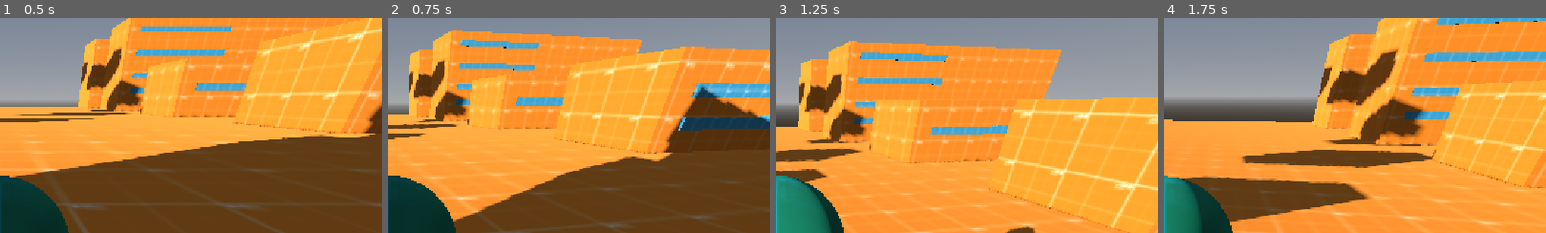
Above: before the commit, frames 1-4 (left to right).
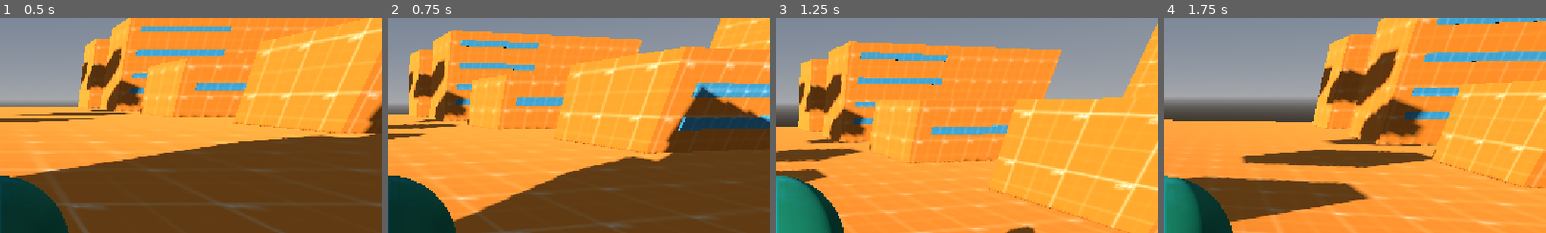
Above: after the commit, the same moments.

Repository: MauroMelender/ProtoProyectGensaku
Game: Godot game, scene res://Test Folder 0.1/escena_testeo.tscn
Same seed, same stepped clock (60 frames per second), same inputs: the game is played once before the commit and once after it.
Inputs (mouse positions are % of the whole screen's width and height, from its top left):
- Up to frame 1 (0.5 s): no input
- Up to frame 2 (0.75 s): tap Enter (ui_accept) at 0.5 s; move the mouse to (55, 50) at 0.52 s; hold W (ui_up) from 0.53 s (still down); tap Q (dash) at 0.6 s
- Up to frame 3 (1.25 s): keep holding W (ui_up); tap Enter (ui_accept) at 0.77 s
- Up to frame 4 (1.75 s): keep holding W (ui_up); move the mouse to (45, 50) at 1.27 s; tap Q (dash) at 1.35 s; tap Enter (ui_accept) at 1.52 s
The pictures show only the part of the screen within x 50-100%, y 0-50%; the shares and areas given below are measured in that part.

Frame 1 is identical in both runs. In frame 2, 2.1% of the frame differs, in the area x 84-100%, y 0-15%; in frame 3, 1.6%; in frame 4, nothing differs.

Commit message:
Extension de obstaculos

Diff:
--- a/Test Folder 0.1/escena_testeo.tscn
+++ b/Test Folder 0.1/escena_testeo.tscn
@@ -28,6 +28,18 @@
 [sub_resource type="ConvexPolygonShape3D" id="ConvexPolygonShape3D_mktut"]
 points = PackedVector3Array(12.327387, 5.001404, 2.8257427, 12.327387, 5.001404, -2.8257427, -12.327385, 5.001404, 2.8257427, 12.327387, -5.001404, 2.8257427, 12.327387, -5.001404, -2.8257427, -12.327385, 5.001404, -2.8257427, -12.327385, -5.001404, 2.8257427, -12.327385, -5.001404, -2.8257427)
 
+[sub_resource type="BoxMesh" id="BoxMesh_bijo4"]
+size = Vector3(24.65477, 16.924744, 5.6514854)
+
+[sub_resource type="ConvexPolygonShape3D" id="ConvexPolygonShape3D_6nnpw"]
+points = PackedVector3Array(12.327387, 8.462372, 2.8257427, 12.327387, 8.462372, -2.8257427, -12.327385, 8.462372, 2.8257427, 12.327387, -8.462372, 2.8257427, 12.327387, -8.462372, -2.8257427, -12.327385, 8.462372, -2.8257427, -12.327385, -8.462372, 2.8257427, -12.327385, -8.462372, -2.8257427)
+
+[sub_resource type="BoxMesh" id="BoxMesh_6nnpw"]
+size = Vector3(8.56945, 16.924744, 5.6514854)
+
+[sub_resource type="ConvexPolygonShape3D" id="ConvexPolygonShape3D_abifw"]
+points = PackedVector3Array(-4.284725, -8.462372, -2.8257427, -4.284725, -8.462372, 2.8257427, -4.284725, 8.462372, -2.8257427, 4.283887, -8.462372, -2.8257427, 4.283887, -8.462372, 2.8257427, -4.284725, 8.462372, 2.8257427, 4.283887, 8.462372, -2.8257427, 4.283887, 8.462372, 2.8257427)
+
 [sub_resource type="BoxMesh" id="BoxMesh_i7chq"]
 size = Vector3(24.65477, 4.9525757, 5.6514854)
 
@@ -88,10 +100,19 @@
 [sub_resource type="ConvexPolygonShape3D" id="ConvexPolygonShape3D_orpjr"]
 points = PackedVector3Array(4.722286, 0.26302338, 0.15000868, 4.722286, 0.26302338, -0.15000868, -4.722286, 0.26302338, …(192 unchanged characters)…
 
+[sub_resource type="BoxMesh" id="BoxMesh_5j76h"]
+size = Vector3(9.444572, 0.52604675, 0.30001736)
+
 [sub_resource type="BoxMesh" id="BoxMesh_0jcrn"]
 size = Vector3(9.444572, 0.52604675, 0.30001736)
 
 [sub_resource type="BoxMesh" id="BoxMesh_orpjr"]
+size = Vector3(18.819088, 2.5447617, 0.30001736)
+
+[sub_resource type="ConvexPolygonShape3D" id="ConvexPolygonShape3D_bijo4"]
+points = PackedVector3Array(9.409544, 1.2723808, 0.15000868, 9.409544, 1.2723808, -0.15000868, -9.409544, 1.2723808, 0.15000868, 9.409544, -1.2723808, 0.15000868, 9.409544, -1.2723808, -0.15000868, -9.409544, 1.2723808, -0.15000868, -9.409544, -1.2723808, 0.15000868, -9.409544, -1.2723808, -0.15000868)
+
+[sub_resource type="BoxMesh" id="BoxMesh_abifw"]
 size = Vector3(18.819088, 2.5447617, 0.30001736)
 
 [sub_resource type="ConvexPolygonShape3D" id="ConvexPolygonShape3D_ja3km"]
@@ -163,6 +184,26 @@
 [node name="CollisionShape3D" type="CollisionShape3D" parent="Zona_pruebas/Obstaculos/Muros/Muro5/StaticBody3D" unique_id=835987191]
 shape = SubResource("ConvexPolygonShape3D_mktut")
 
+[node name="Muro8" type="MeshInstance3D" parent="Zona_pruebas/Obstaculos/Muros" unique_id=2063835395]
+transform = Transform3D(0.34044915, 0, 0.9402629, 0, 1, 0, -0.9402629, 0, 0.34044915, 37.375523, 7.962372, 22.62294)
+material_override = SubResource("StandardMaterial3D_khhxn")
+mesh = SubResource("BoxMesh_bijo4")
+
+[node name="StaticBody3D" type="StaticBody3D" parent="Zona_pruebas/Obstaculos/Muros/Muro8" unique_id=2095964369]
+
+[node name="CollisionShape3D" type="CollisionShape3D" parent="Zona_pruebas/Obstaculos/Muros/Muro8/StaticBody3D" unique_id=1619101323]
+shape = SubResource("ConvexPolygonShape3D_6nnpw")
+
+[node name="Muro9" type="MeshInstance3D" parent="Zona_pruebas/Obstaculos/Muros" unique_id=665068954]
+transform = Transform3D(-0.9999994, 0, 0.0010638535, 0, 1, 0, -0.0010638535, 0, -0.9999994, 36.580498, 7.962372, 0.7582941)
+material_override = SubResource("StandardMaterial3D_khhxn")
+mesh = SubResource("BoxMesh_6nnpw")
+
+[node name="StaticBody3D" type="StaticBody3D" parent="Zona_pruebas/Obstaculos/Muros/Muro9" unique_id=898913672]
+
+[node name="CollisionShape3D" type="CollisionShape3D" parent="Zona_pruebas/Obstaculos/Muros/Muro9/StaticBody3D" unique_id=1274058869]
+shape = SubResource("ConvexPolygonShape3D_abifw")
+
 [node name="Muro6" type="MeshInstance3D" parent="Zona_pruebas/Obstaculos/Muros" unique_id=1364859191]
 transform = Transform3D(0.40407473, 0, -0.91472596, 0, 1, 0, 0.91472596, 0, 0.40407473, -20.840458, 4.501404, 45.725487)
 material_override = SubResource("StandardMaterial3D_khhxn")
@@ -295,6 +336,26 @@
 [node name="StaticBody3D" type="StaticBody3D" parent="Zona_pruebas/Obstaculos/Escalar/Escalada3" unique_id=384627273 groups=["Ledge"]]
 
 [node name="CollisionShape3D" type="CollisionShape3D" parent="Zona_pruebas/Obstaculos/Escalar/Escalada3/StaticBody3D" unique_id=1578902680]
+shape = SubResource("ConvexPolygonShape3D_orpjr")
+
+[node name="Escalada8" type="MeshInstance3D" parent="Zona_pruebas/Obstaculos/Escalar" unique_id=1048355054]
+transform = Transform3D(1, 0, 0, 0, 1, 0, 0, 0, 1, 36.575455, 12.044625, 3.4790359)
+material_override = ExtResource("2_i7chq")
+mesh = SubResource("BoxMesh_5j76h")
+
+[node name="StaticBody3D" type="StaticBody3D" parent="Zona_pruebas/Obstaculos/Escalar/Escalada8" unique_id=660166729 groups=["Ledge"]]
+
+[node name="CollisionShape3D" type="CollisionShape3D" parent="Zona_pruebas/Obstaculos/Escalar/Escalada8/StaticBody3D" unique_id=990011009]
+shape = SubResource("ConvexPolygonShape3D_orpjr")
+
+[node name="Escalada9" type="MeshInstance3D" parent="Zona_pruebas/Obstaculos/Escalar" unique_id=511994225]
+transform = Transform3D(1, 0, 0, 0, 1, 0, 0, 0, 1, 36.575455, 14.947137, 3.4790359)
+material_override = ExtResource("2_i7chq")
+mesh = SubResource("BoxMesh_5j76h")
+
+[node name="StaticBody3D" type="StaticBody3D" parent="Zona_pruebas/Obstaculos/Escalar/Escalada9" unique_id=1620340592 groups=["Ledge"]]
+
+[node name="CollisionShape3D" type="CollisionShape3D" parent="Zona_pruebas/Obstaculos/Escalar/Escalada9/StaticBody3D" unique_id=879987885]
 shape = SubResource("ConvexPolygonShape3D_orpjr")
 
 [node name="Escalada4" type="MeshInstance3D" parent="Zona_pruebas/Obstaculos/Escalar" unique_id=1134586727]
@@ -357,6 +418,16 @@
 [node name="StaticBody3D" type="StaticBody3D" parent="Zona_pruebas/Obstaculos/WallRunning/Running" unique_id=45045330 groups=["WallRunRamp"]]
 
 [node name="CollisionShape3D" type="CollisionShape3D" parent="Zona_pruebas/Obstaculos/WallRunning/Running/StaticBody3D" unique_id=1631108828]
+shape = SubResource("ConvexPolygonShape3D_bijo4")
+
+[node name="Running4" type="MeshInstance3D" parent="Zona_pruebas/Obstaculos/WallRunning" unique_id=1189493695]
+transform = Transform3D(0.34107348, -0.012676883, 0.9399509, 0.03649923, 0.9993337, 0.00023357291, -0.93932766, 0.03422783, 0.34130913, 34.335808, 10.40304, 23.123615)
+material_override = ExtResource("3_mktut")
+mesh = SubResource("BoxMesh_abifw")
+
+[node name="StaticBody3D" type="StaticBody3D" parent="Zona_pruebas/Obstaculos/WallRunning/Running4" unique_id=881327345 groups=["WallRunRamp"]]
+
+[node name="CollisionShape3D" type="CollisionShape3D" parent="Zona_pruebas/Obstaculos/WallRunning/Running4/StaticBody3D" unique_id=93250254]
 shape = SubResource("ConvexPolygonShape3D_ja3km")
 
 [node name="Running2" type="MeshInstance3D" parent="Zona_pruebas/Obstaculos/WallRunning" unique_id=669837303]
